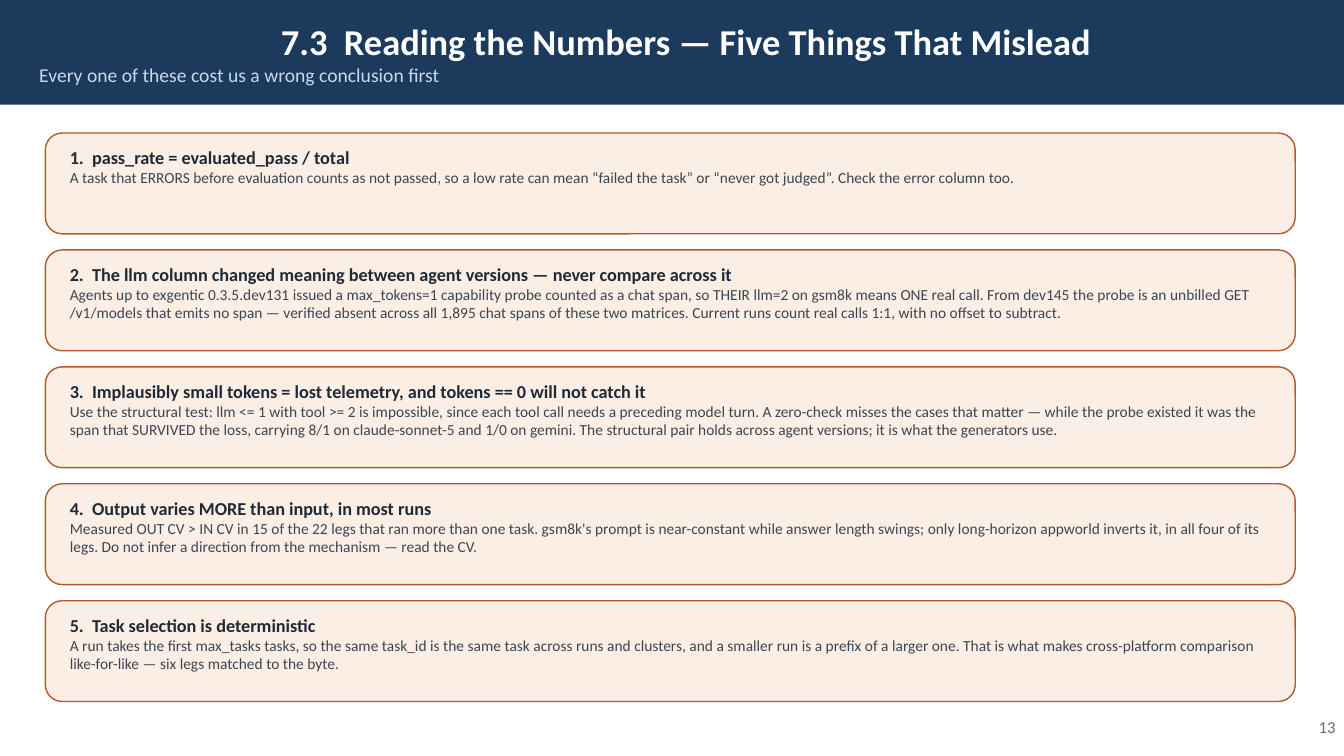
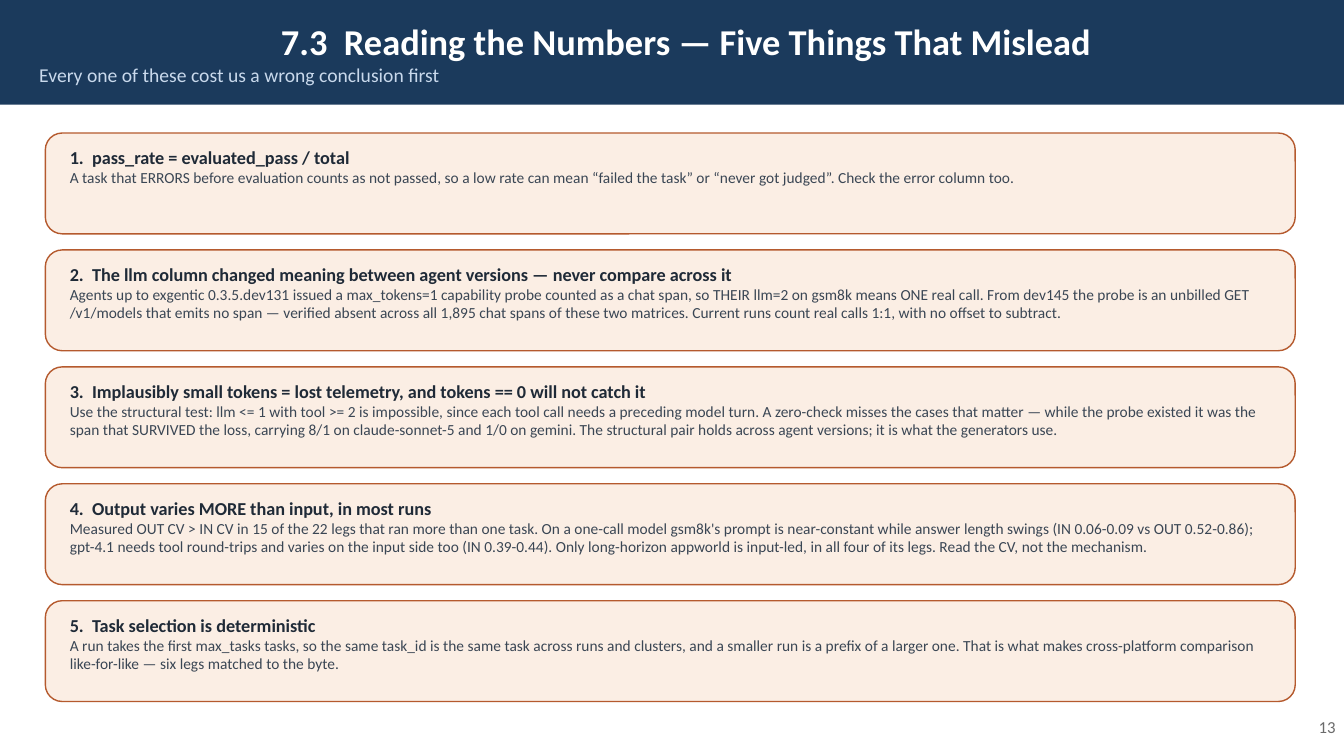
Before and after one commit to rossoctl/autobench, a slide deck: slide 13 of docs/AutoBench.pptx. Drawn at 1344x756 pixels with LibreOffice and Linux fonts; fonts in the diff are those of the drawing. Boxes give left, top, right and bottom in pixels: in the first picture for what was removed or moved away, otherwise in the second. Text is boxed around its words. In the diff, an @@ line names an element or a change of style, - is before the commit and + after.

```diff
--- a/docs/AutoBench.pptx
+++ b/docs/AutoBench.pptx
@@ text in rounded rectangle at box(70, 523, 1253, 555): text changed @@
-Measured OUT CV > IN CV in 15 of the 22 legs that ran more than one task. gsm8k's prompt is near-constant while answer length swings; only long-horizon appworld inverts it, in all four of its legs. Do not infer a direction from the mechanism — read the CV.
+Measured OUT CV > IN CV in 15 of the 22 legs that ran more than one task. On a one-call model gsm8k's prompt is near-constant while answer length swings (IN 0.06-0.09 vs OUT 0.52-0.86); gpt-4.1 needs tool round-trips and varies on the input side too (IN 0.39-0.44). Only long-horizon appworld is input-led, in all four of its legs. Read the CV, not the mechanism.
```
Also in this commit, not shown: 1 other slide changed, 5 other files.
